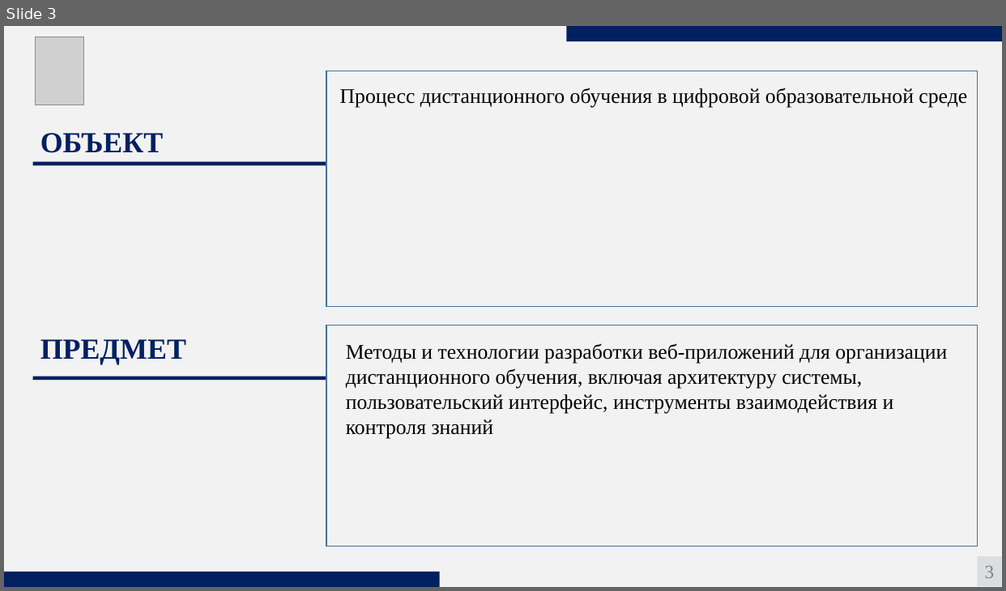
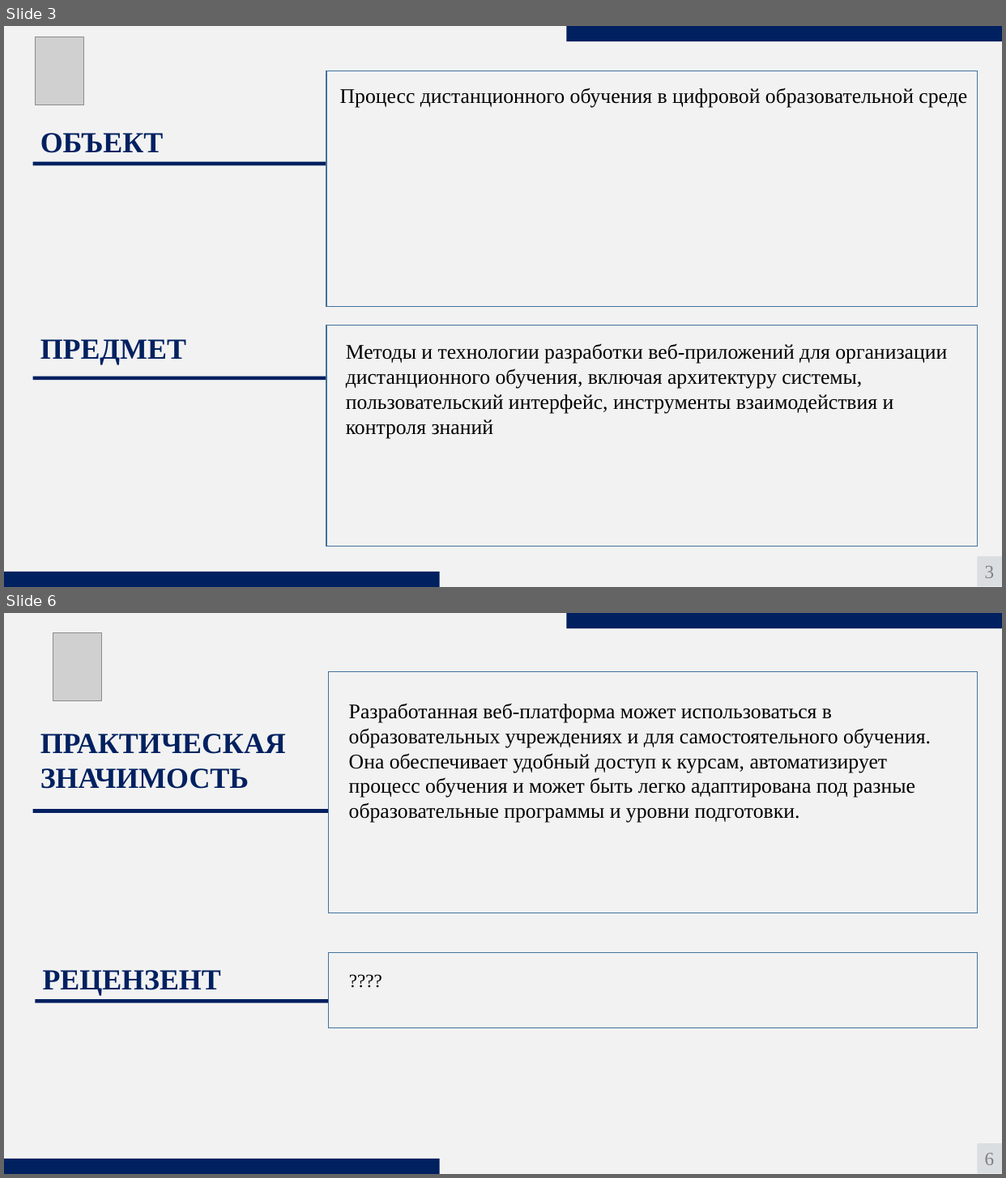
Before and after one commit to aftercraig/Education-Graduate, a slide deck: Дополнительные материалы/Диплом Боритько.pptx. Shown one above the other, each under a label of ours: slide 3 before the commit, slides 3 and 6 after it; the slides between them are not shown. The pictures are 1006x591 and 1006x1178 pixels, drawn with LibreOffice and Linux fonts; fonts in the diff are those of the drawing; grey boxes stand for pictures. Boxes give left, top, right and bottom in pixels: in the first picture for what was removed or moved away, otherwise in the second. Text is boxed around its words. In the diff, an @@ line names an element or a change of style, - is before the commit and + after.

```diff
--- a/Дополнительные материалы/Диплом Боритько.pptx
+++ b/Дополнительные материалы/Диплом Боритько.pptx
@@ slide 6 added at [4, 613, 1002, 1174], background #F2F2F2 @@
@@ picture added at [53, 632, 101, 700] @@
@@ rectangle added at [566, 613, 1002, 628], fill #002060 @@
@@ rectangle added at [329, 672, 978, 914], outline #43739E 1 pt @@
@@ text added at [349, 704, 931, 823], 20 pt, text #000000 @@
+Разработанная веб-платформа может использоваться в образовательных учреждениях и для самостоятельного обучения. Она обеспечивает удобный доступ к курсам, автоматизирует процесс обучения и может быть легко адаптирована под разные образовательные программы и уровни подготовки.
@@ text added at [40, 734, 286, 789], 28 pt, text #002060, bold @@
+ПРАКТИЧЕСКАЯ ЗНАЧИМОСТЬ
@@ rectangle added at [33, 809, 329, 813], fill #002060 @@
@@ text added at [43, 970, 221, 996], 28 pt, text #002060, bold @@
+РЕЦЕНЗЕНТ
@@ rectangle added at [329, 953, 978, 1029], outline #43739E 1 pt @@
@@ text added at [342, 965, 978, 995], 18 pt, text #000000 @@
+????
@@ rectangle added at [36, 999, 329, 1003], fill #002060 @@
@@ rectangle added at [978, 1144, 1002, 1174], fill #DBDEE1, 18 pt, text #808080 @@
+6
@@ rectangle added at [4, 1159, 440, 1174], fill #002060 @@
```
Also in this commit, not shown: 3 slides changed, 4 other slides added, 8 slides removed, 2 other files.
